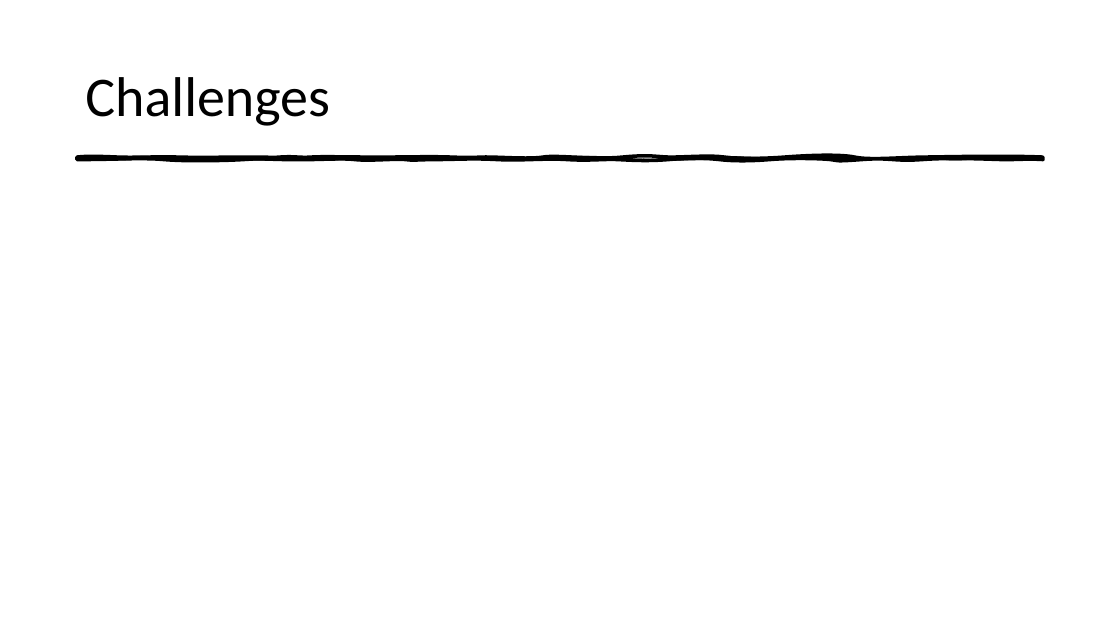
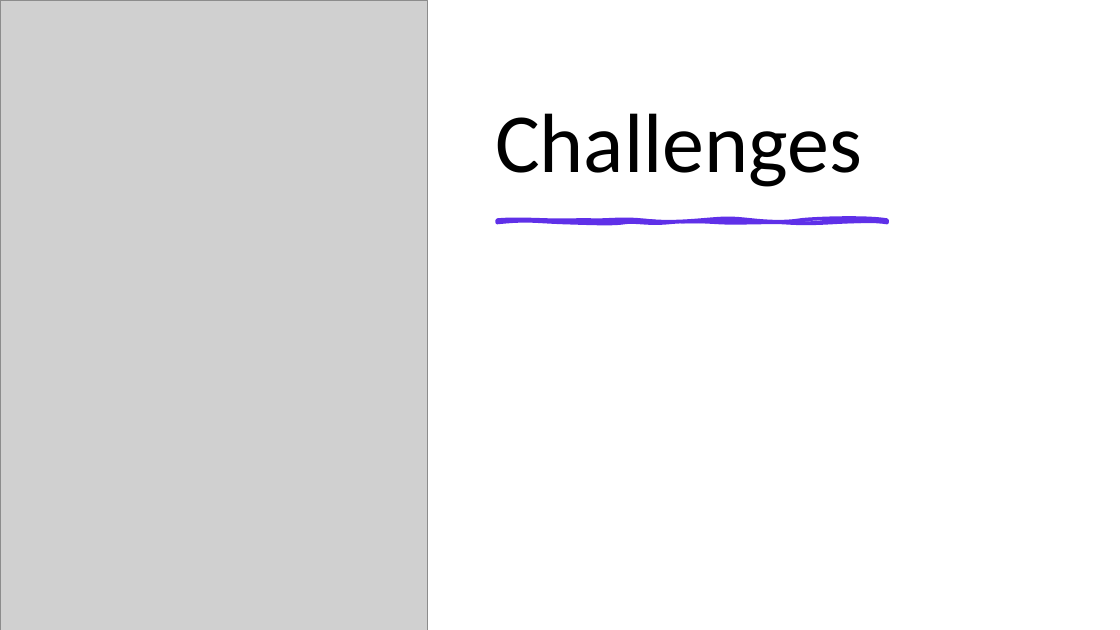
Before and after one commit to flacolaco/final_project, a slide deck: slide 7 of presentation.pptx. Drawn at 1120x630 pixels with LibreOffice and Linux fonts; fonts in the diff are those of the drawing; grey boxes stand for pictures. Boxes give left, top, right and bottom in pixels: in the first picture for what was removed or moved away, otherwise in the second. Text is boxed around its words. In the diff, an @@ line names an element or a change of style, - is before the commit and + after.

```diff
--- a/presentation.pptx
+++ b/presentation.pptx
@@ rectangle added at bbox=[0, 0, 1120, 630], fill #FFFFFF @@
@@ picture added at bbox=[0, 0, 428, 630] @@
@@ title "Challenges": place and size @@
-title "Challenges" at bbox=[85, 77, 330, 126]
+title "Challenges" at bbox=[495, 113, 862, 187]
@@ title "Challenges" at bbox=[495, 113, 862, 187]: size 48 to 72 pt; vertical alignment middle to bottom @@
@@ freeform shape removed at bbox=[77, 157, 1044, 160] @@
@@ freeform shape added at bbox=[497, 220, 887, 223], fill #5F30E8, outline #5F30E8 3 pt @@
```
Also in this commit, not shown: 5 other slides changed, 1 slide added.
